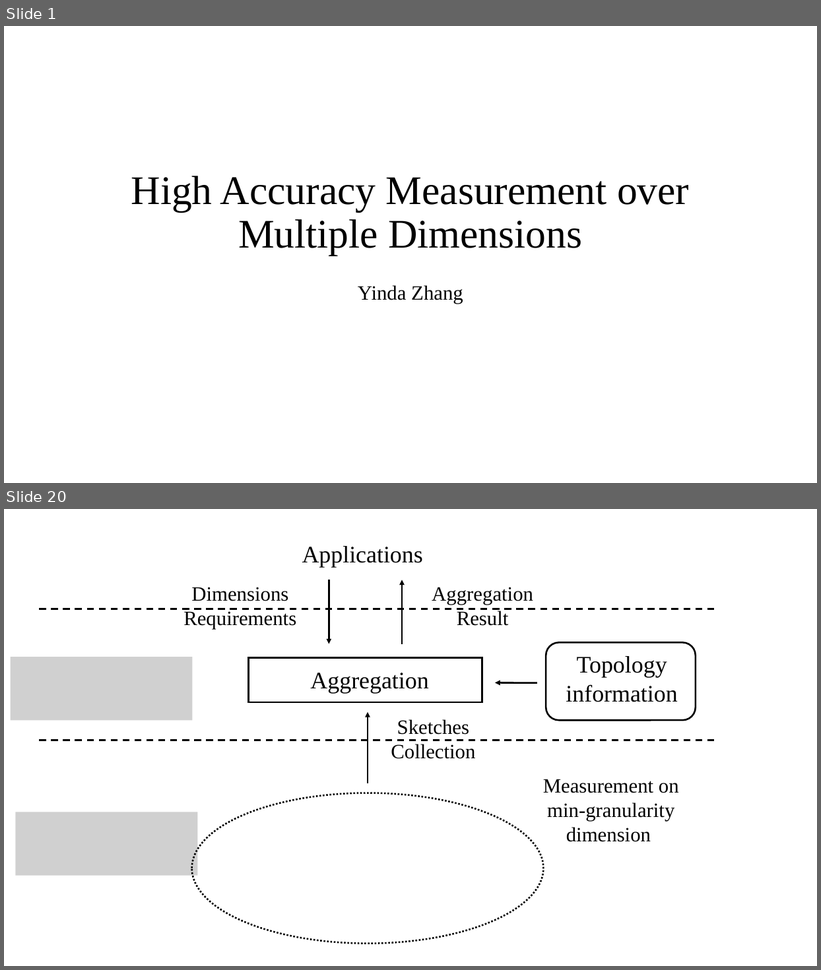
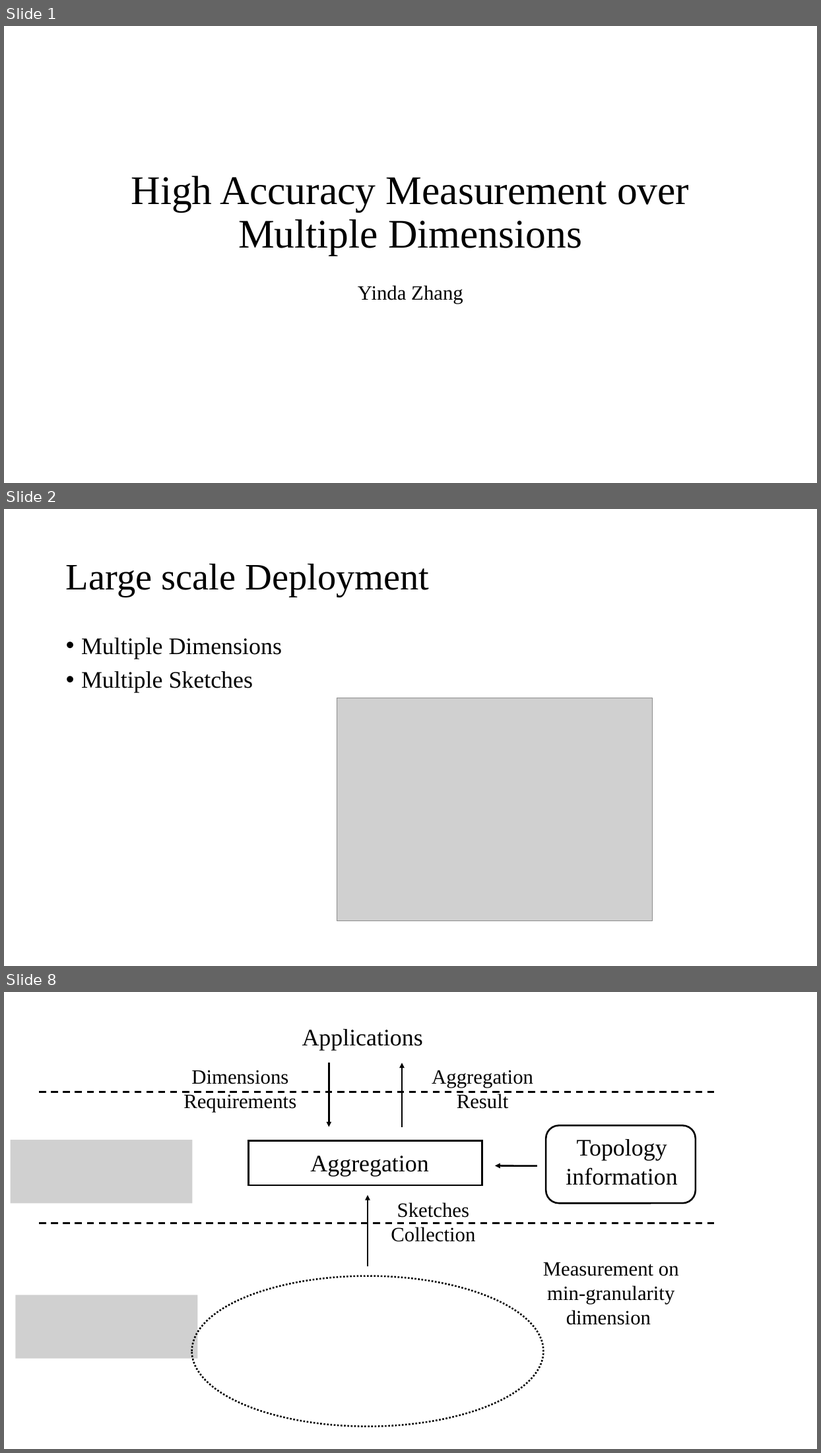
Before and after one commit to Lipox/Dimension, a slide deck: dimensions.pptx. Shown one above the other, each under a label of ours: slides 1 and 20 before the commit, slides 1, 2 and 8 after it; the slides between them are not shown. The pictures are 821x970 and 821x1453 pixels, drawn with LibreOffice and Linux fonts; fonts in the diff are those of the drawing; grey boxes stand for pictures. Boxes give left, top, right and bottom in pixels: in the first picture for what was removed or moved away, otherwise in the second. Text is boxed around its words. In the diff, an @@ line names an element or a change of style, - is before the commit and + after.

```diff
--- a/dimensions.pptx
+++ b/dimensions.pptx
@@ slide 2 added at [4, 509, 817, 966], background #FFFFFF @@
@@ title added at [66, 563, 430, 597], 44 pt, text #000000 @@
+Large scale Deployment
@@ text added at [81, 638, 282, 693], 28 pt, text #000000 @@
+• Multiple Dimensions
+• Multiple Sketches
@@ picture added at [337, 698, 652, 921] @@
@@ what was slide 20 is now slide 8 @@
```
Also in this commit, not shown: 7 slides changed, 1 other slide added, 8 slides removed.
